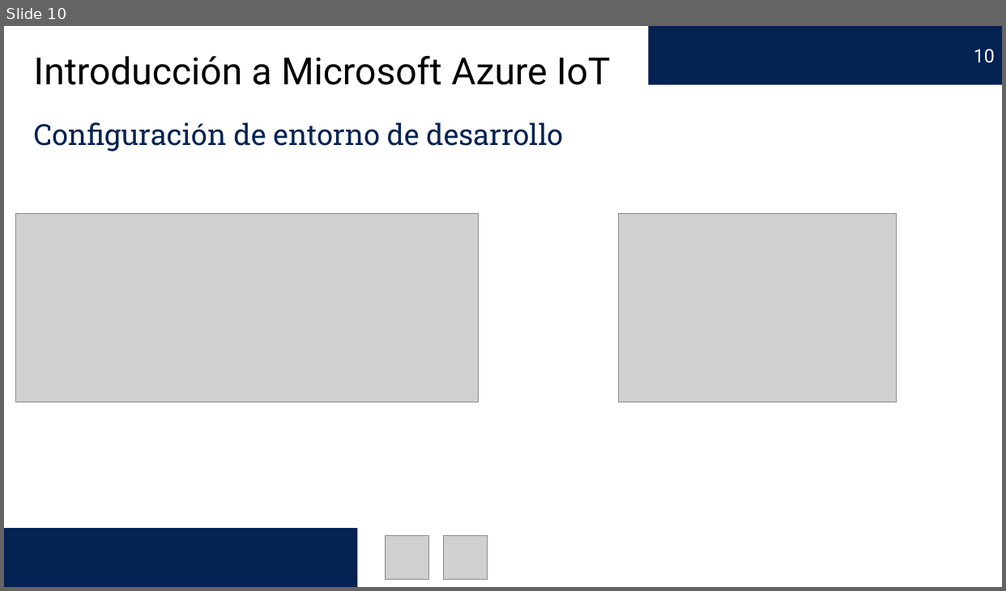
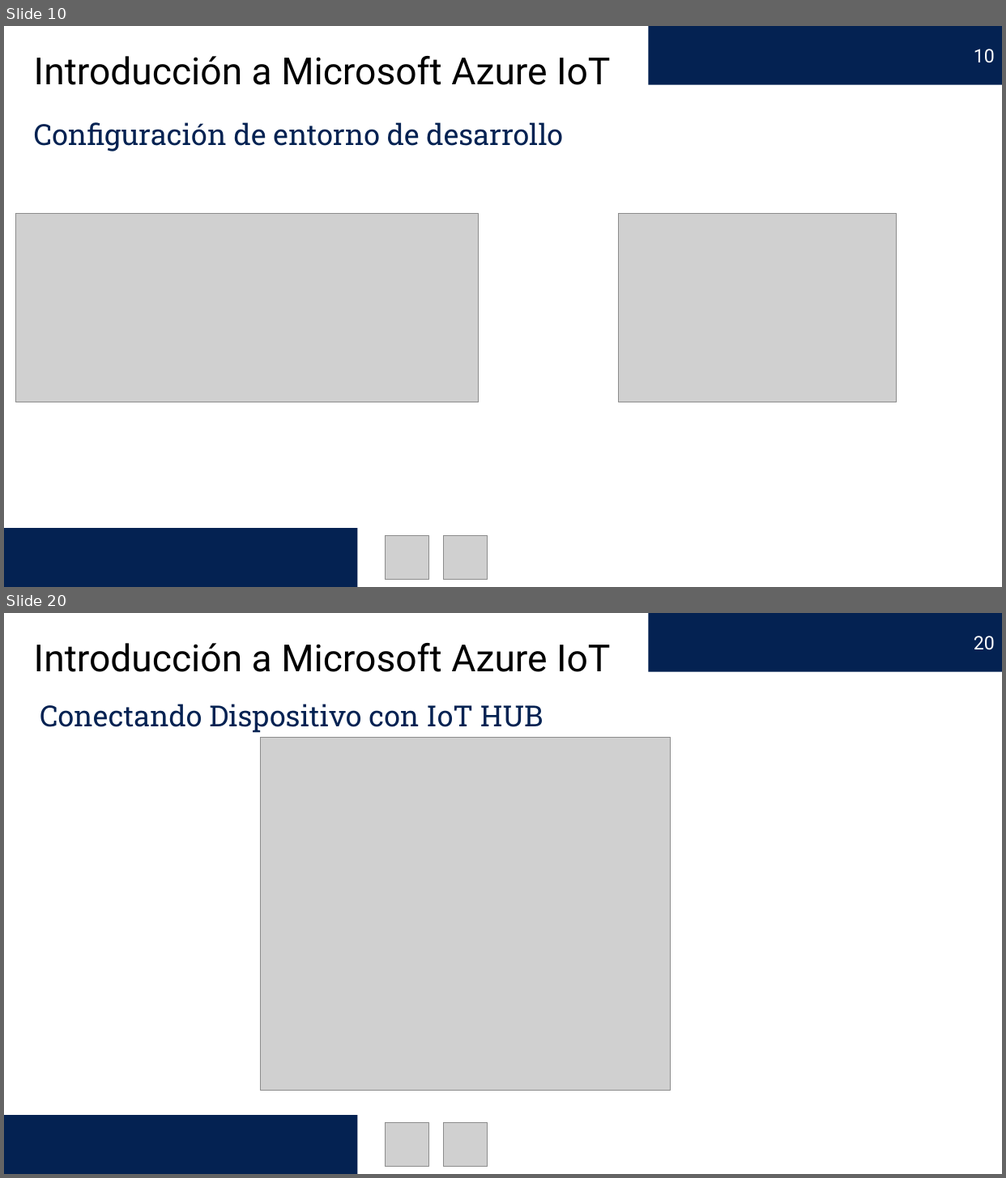
Before and after one commit to edercarmona/AzureIoT, a slide deck: Introducción a Microsoft Azure IoT.pptx. Shown one above the other, each under a label of ours: slide 10 before the commit, slides 10 and 20 after it; the slides between them are not shown. The pictures are 1006x591 and 1006x1178 pixels, drawn with LibreOffice and Linux fonts; fonts in the diff are those of the drawing; grey boxes stand for pictures. Boxes give left, top, right and bottom in pixels: in the first picture for what was removed or moved away, otherwise in the second. Text is boxed around its words. In the diff, an @@ line names an element or a change of style, - is before the commit and + after.

```diff
--- a/Introducción a Microsoft Azure IoT.pptx
+++ b/Introducción a Microsoft Azure IoT.pptx
@@ slide 20 added at box(4, 613, 1002, 1174), background #FFFFFF @@
@@ page number added at box(649, 613, 1002, 672), fill #042252, 18 pt, text #FFFFFF @@
+20
@@ text added at box(34, 643, 610, 672), 36 pt, text #000000 @@
+Introducción a Microsoft Azure IoT
@@ text added at box(40, 704, 543, 733), 28 pt, text #042252 @@
+Conectando Dispositivo con IoT HUB
@@ picture added at box(261, 737, 671, 1091) @@
@@ rectangle added at box(4, 1115, 357, 1174), fill #042252 @@
@@ picture added at box(385, 1122, 429, 1167) @@
@@ picture added at box(444, 1122, 488, 1167) @@
```
Also in this commit, not shown: 4 slides changed, 8 other slides added, 40 other files.
